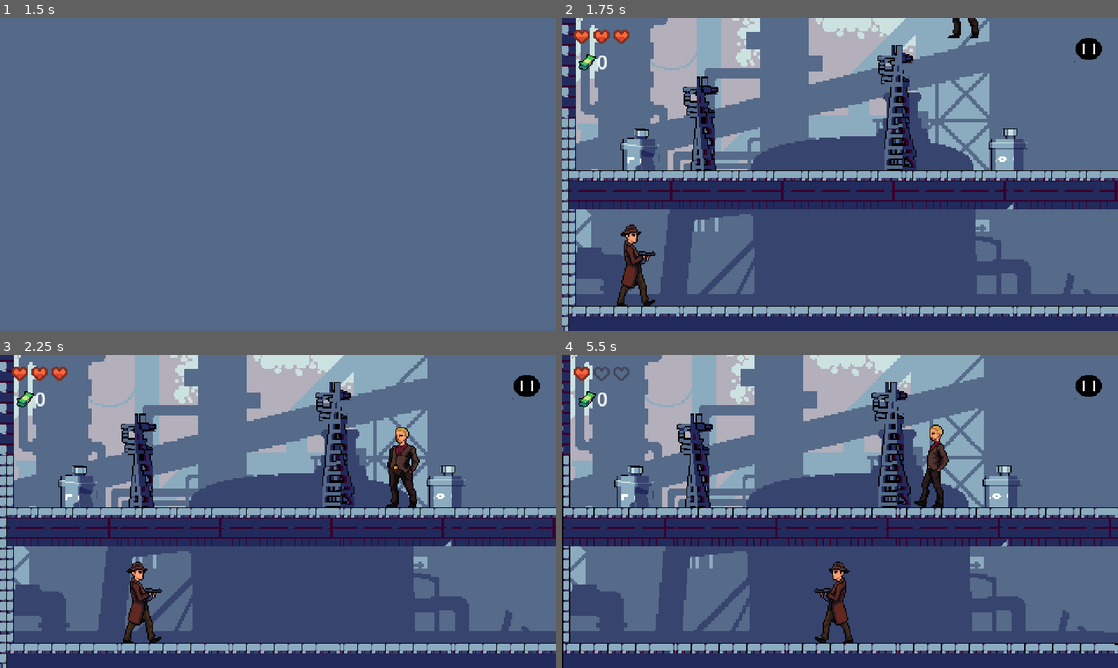
Above: before the commit, frames 1-4 (two rows, left to right).
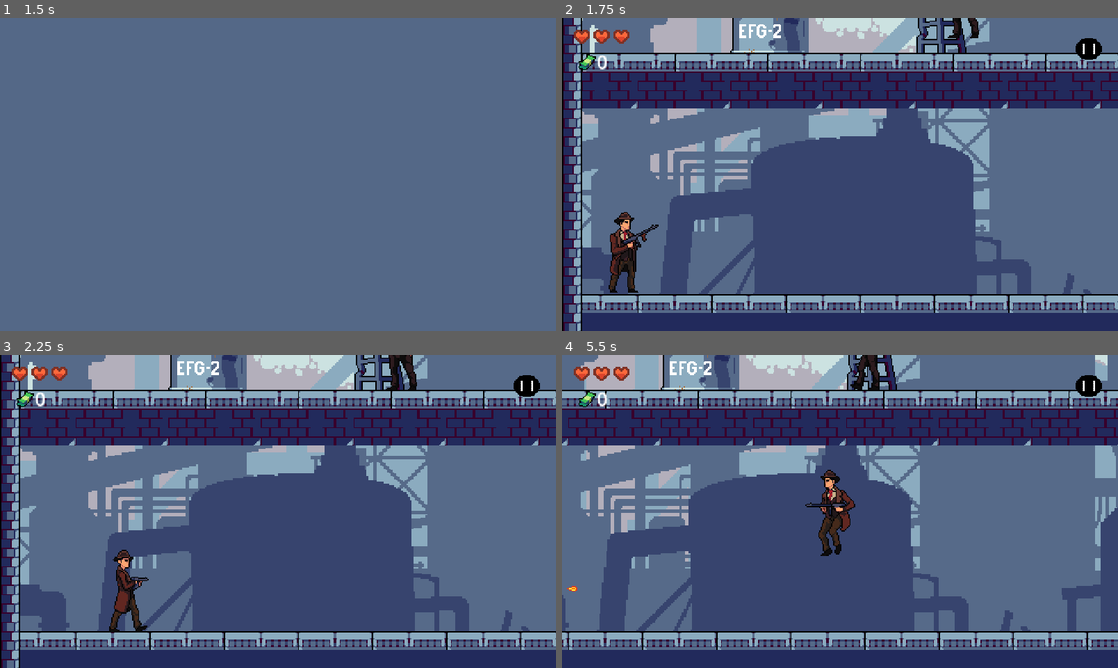
Above: after the commit, the same moments.

Repository: joacko23/GangstasLife
Game: Godot game, scene res://ui/main_menu_screen.tscn
The game is run twice, just before and just after one commit, with the same random seed, the same clock (stepped at 60 frames per second) and the same inputs.
Inputs:
- Up to frame 1 (1.5 s): click "PLAY" at 0.5 s; tap Enter at 1.25 s; hold D (move_right) from 1.28 s (still down); tap L (shoot) at 1.35 s
- Up to frame 2 (1.75 s): keep holding D (move_right); tap Space (jump) at 1.52 s
- Up to frame 3 (2.25 s): keep holding D (move_right); tap Shift (run) at 2.1 s
- Up to frame 4 (5.5 s): tap Space (jump) at 2.27, 3.77, 4.52, 5.27 s; tap L (shoot) at 2.3, 2.85, 3.6, 4.55, 5.1 s; release D (move_right) at 2.78 s; hold A (move_left) 2.78-3.53 s; hold D (move_right) 3.53-5.03 s; hold Shift (run) 4.28-5.03 s; hold A (move_left) from 5.03 s (still down)

Frame 1 is identical in both runs. In frame 2, 42% of the frame differs, in the area x 0-100%, y 0-100%; in frame 3, 43%; in frame 4, 63%.

Commit message:
Se trabajo en bullet

Diff:
--- /dev/null
+++ b/enemies/gangsta1/BulletEnemy.gd
@@ -0,0 +1,35 @@
+extends AnimatedSprite2D
+
+var bullet_impact_effect = preload("res://player/bullet_impact_effect.tscn")
+
+var speed : int = 600
+var direction: int
+var damage_amount: int = 1
+
+func _physics_process(delta):
+	move_local_x(direction * speed * delta)
+
+
+func _on_timer_timeout():
+	queue_free()
+
+func _on_hitbox_area_entered(area):
+	print("Bullet area entered")
+	bullet_impact()
+
+
+func _on_hitbox_body_entered(body):
+	print("Bullet body entered")
+	bullet_impact()
+
+
+func get_damage_amount() -> int:
+	return damage_amount
+
+
+
+func bullet_impact():
+	var bullet_impact_instance = bullet_impact_effect.instantiate() as Node2D
+	bullet_impact_instance.global_position = global_position
+	get_parent().add_child(bullet_impact_instance)
+	queue_free()
--- a/player/bullet.tscn
+++ b/enemies/gangsta1/bullet_enemy.tscn
@@ -1,22 +1,22 @@
-[gd_scene load_steps=9 format=3 uid="uid://c78xvq1r1q84p"]
+[gd_scene load_steps=9 format=3 uid="uid://dk7igg5tn1ue0"]
 
-[ext_resource type="Texture2D" uid="uid://dfrs1c4l57q0x" path="res://player/All_Fire_Bullet_Pixel_16x16.png" id="1_bjl83"]
-[ext_resource type="Script" path="res://player/bullet.gd" id="2_smee5"]
+[ext_resource type="Texture2D" uid="uid://dfrs1c4l57q0x" path="res://player/All_Fire_Bullet_Pixel_16x16.png" id="1_2oism"]
+[ext_resource type="Script" path="res://enemies/gangsta1/BulletEnemy.gd" id="2_e5rx7"]
 
 [sub_resource type="AtlasTexture" id="AtlasTexture_dkeqq"]
-atlas = ExtResource("1_bjl83")
+atlas = ExtResource("1_2oism")
 region = Rect2(336, 99, 16, 9)
 
 [sub_resource type="AtlasTexture" id="AtlasTexture_4rewr"]
-atlas = ExtResource("1_bjl83")
+atlas = ExtResource("1_2oism")
 region = Rect2(352, 99, 16, 9)
 
 [sub_resource type="AtlasTexture" id="AtlasTexture_lvngc"]
-atlas = ExtResource("1_bjl83")
+atlas = ExtResource("1_2oism")
 region = Rect2(368, 99, 16, 9)
 
 [sub_resource type="AtlasTexture" id="AtlasTexture_15ba2"]
-atlas = ExtResource("1_bjl83")
+atlas = ExtResource("1_2oism")
 region = Rect2(384, 99, 16, 9)
 
 [sub_resource type="SpriteFrames" id="SpriteFrames_ufruu"]
@@ -47,12 +47,12 @@
 [sub_resource type="CircleShape2D" id="CircleShape2D_23k6o"]
 radius = 4.0
 
-[node name="Bullet" type="AnimatedSprite2D"]
+[node name="BulletEnemy" type="AnimatedSprite2D"]
 sprite_frames = SubResource("SpriteFrames_ufruu")
 animation = &"shot"
 frame = 2
 frame_progress = 0.0806616
-script = ExtResource("2_smee5")
+script = ExtResource("2_e5rx7")
 
 [node name="Timer" type="Timer" parent="."]
 wait_time = 5.0
@@ -60,8 +60,8 @@
 autostart = true
 
 [node name="Hitbox" type="Area2D" parent="."]
-collision_layer = 256
-collision_mask = 7
+collision_layer = 512
+collision_mask = 3
 
 [node name="CollisionShape2D" type="CollisionShape2D" parent="Hitbox"]
 position = Vector2(1, 1)
--- a/enemies/gangsta1/enemy_gangsta1.tscn
+++ b/enemies/gangsta1/enemy_gangsta1.tscn
@@ -281,7 +281,7 @@
 }],
 "loop": true,
 "name": &"shoot",
-"speed": 12.0
+"speed": 14.0
 }, {
 "frames": [{
 "duration": 1.0,
@@ -327,7 +327,7 @@
 height = 72.0
 
 [sub_resource type="RectangleShape2D" id="RectangleShape2D_fejj8"]
-size = Vector2(560.75, 85.5)
+size = Vector2(560.75, 173.75)
 
 [node name="EnemyGangsta" type="CharacterBody2D" groups=["Enemy"]]
 collision_layer = 4
@@ -337,7 +337,7 @@
 [node name="AnimatedSprite2D" type="AnimatedSprite2D" parent="."]
 position = Vector2(0, -64)
 sprite_frames = SubResource("SpriteFrames_veppa")
-animation = &"hurt"
+animation = &"shoot"
 autoplay = "idle"
 flip_h = true
 
@@ -366,7 +366,7 @@
 collision_mask = 2
 
 [node name="CollisionShape2D" type="CollisionShape2D" parent="ShootRange"]
-position = Vector2(0, -32)
+position = Vector2(0, -76.125)
 shape = SubResource("RectangleShape2D_fejj8")
 debug_color = Color(0.658441, 0.511831, 0.170918, 0.42)
 
--- a/enemies/gangsta1/enemy_states/shoot_state.gd
+++ b/enemies/gangsta1/enemy_states/shoot_state.gd
@@ -5,17 +5,16 @@
 @export var muzzle: Marker2D
 @export var shoot_cooldown_timer: Timer
 
-var bullet_scene := preload("res://player/bullet.tscn")
+var bullet_scene := preload("res://enemies/gangsta1/bullet_enemy.tscn")
 var player: Node2D = null
 var detection_area: Area2D = null
 
 func enter():
-	print("Entrando al estado SHOOT")
 	player = get_tree().get_first_node_in_group("Player")
 	detection_area = character_body_2d.get_node("ShootRange")
 
 	if player == null or detection_area == null:
-		transition.emit("idle")
+		transition.emit("walk")
 		return
 
 	# Detener movimiento horizontal
@@ -27,18 +26,22 @@
 	# Comenzar a disparar si puede
 	if shoot_cooldown_timer.is_stopped():
 		animated_sprite_2d.play("shoot")
+		await get_tree().create_timer(0.4).timeout
+		if !detection_area.get_overlapping_bodies().has(player):
+			transition.emit("walk")
+			return
 		_disparar_bala()
 		shoot_cooldown_timer.start()
 
 func on_physics_process(_delta: float) -> void:
 	if player == null or detection_area == null:
-		transition.emit("idle")
+		transition.emit("walk")
 		return
 
 	# Si el jugador salió del área de disparo
 	if not detection_area.get_overlapping_bodies().has(player):
 		print("Jugador salió del rango")
-		transition.emit("idle")
+		transition.emit("walk")
 		return
 
 	# Actualizar dirección mientras el jugador está en rango
@@ -54,7 +57,6 @@
 		muzzle.position.x = abs(muzzle.position.x)
 
 func _disparar_bala():
-	print("Disparando bala")
 	var bullet_instance = bullet_scene.instantiate()
 
 	# Establecer dirección según flip
@@ -67,7 +69,6 @@
 	character_body_2d.get_parent().add_child(bullet_instance)
 
 func exit():
-	print("Saliendo del estado SHOOT")
 	animated_sprite_2d.stop()
 
 
@@ -76,7 +77,11 @@
 	# Solo volver a disparar si sigue en el estado shoot
 	if player and detection_area.get_overlapping_bodies().has(player):
 		animated_sprite_2d.play("shoot")
+		await get_tree().create_timer(0.4).timeout
+		if !detection_area.get_overlapping_bodies().has(player):
+			transition.emit("walk")
+			return
 		_disparar_bala()
 		shoot_cooldown_timer.start()
 	else:
-		transition.emit("idle")
+		transition.emit("walk")
--- a/levels/base_level.tscn
+++ b/levels/base_level.tscn
@@ -7,6 +7,7 @@
 [ext_resource type="Texture2D" uid="uid://x671lhqt5duj" path="res://titleset/24.png" id="4_8cjpj"]
 [ext_resource type="Texture2D" uid="uid://ducy1jcox5p3w" path="res://titleset/25.png" id="5_uwo7y"]
 [ext_resource type="Texture2D" uid="uid://c6a4ogvkh8mwm" path="res://titleset/26.png" id="6_1kfe0"]
+[ext_resource type="Texture2D" uid="uid://lef43kohf5l4" path="res://titleset/lava2.0.png" id="7_sf1k7"]
 [ext_resource type="Script" path="res://player/player_camera.gd" id="8_2qcef"]
 
 [sub_resource type="TileSetAtlasSource" id="TileSetAtlasSource_v2jch"]
@@ -1347,8 +1348,64 @@
 3:2/0/physics_layer_0/linear_velocity = Vector2(0, 0)
 3:2/0/physics_layer_0/angular_velocity = 0.0
 
+[sub_resource type="TileSetAtlasSource" id="TileSetAtlasSource_y8ann"]
+texture = ExtResource("7_sf1k7")
+2:5/0 = 0
+2:5/0/physics_layer_0/linear_velocity = Vector2(0, 0)
+2:5/0/physics_layer_0/angular_velocity = 0.0
+3:5/0 = 0
+3:5/0/physics_layer_0/linear_velocity = Vector2(0, 0)
+3:5/0/physics_layer_0/angular_velocity = 0.0
+4:5/0 = 0
+4:5/0/physics_layer_0/linear_velocity = Vector2(0, 0)
+4:5/0/physics_layer_0/angular_velocity = 0.0
+5:5/0 = 0
+5:5/0/physics_layer_0/linear_velocity = Vector2(0, 0)
+5:5/0/physics_layer_0/angular_velocity = 0.0
+6:5/0 = 0
+6:5/0/physics_layer_0/linear_velocity = Vector2(0, 0)
+6:5/0/physics_layer_0/angular_velocity = 0.0
+7:5/0 = 0
+7:5/0/physics_layer_0/linear_velocity = Vector2(0, 0)
+7:5/0/physics_layer_0/angular_velocity = 0.0
+2:6/0 = 0
+2:6/0/physics_layer_0/linear_velocity = Vector2(0, 0)
+2:6/0/physics_layer_0/angular_velocity = 0.0
+3:6/0 = 0
+3:6/0/physics_layer_0/linear_velocity = Vector2(0, 0)
+3:6/0/physics_layer_0/angular_velocity = 0.0
+4:6/0 = 0
+4:6/0/physics_layer_0/linear_velocity = Vector2(0, 0)
+4:6/0/physics_layer_0/angular_velocity = 0.0
+5:6/0 = 0
+5:6/0/physics_layer_0/linear_velocity = Vector2(0, 0)
+5:6/0/physics_layer_0/angular_velocity = 0.0
+6:6/0 = 0
+6:6/0/physics_layer_0/linear_velocity = Vector2(0, 0)
+6:6/0/physics_layer_0/angular_velocity = 0.0
+7:6/0 = 0
+7:6/0/physics_layer_0/linear_velocity = Vector2(0, 0)
+7:6/0/physics_layer_0/angular_velocity = 0.0
+2:7/0 = 0
+2:7/0/physics_layer_0/linear_velocity = Vector2(0, 0)
+2:7/0/physics_layer_0/angular_velocity = 0.0
+3:7/0 = 0
+3:7/0/physics_layer_0/linear_velocity = Vector2(0, 0)
+3:7/0/physics_layer_0/angular_velocity = 0.0
+4:7/0 = 0
+4:7/0/physics_layer_0/linear_velocity = Vector2(0, 0)
+4:7/0/physics_layer_0/angular_velocity = 0.0
+5:7/0 = 0
+5:7/0/physics_layer_0/linear_velocity = Vector2(0, 0)
+5:7/0/physics_layer_0/angular_velocity = 0.0
+6:7/0 = 0
+6:7/0/physics_layer_0/linear_velocity = Vector2(0, 0)
+6:7/0/physics_layer_0/angular_velocity = 0.0
+7:7/0 = 0
+7:7/0/physics_layer_0/linear_velocity = Vector2(0, 0)
+7:7/0/physics_layer_0/angular_velocity = 0.0
+
 [sub_resource type="TileSet" id="TileSet_hqnoq"]
-tile_size = Vector2i(6, 9)
 physics_layer_0/collision_layer = 1
 sources/0 = SubResource("TileSetAtlasSource_v2jch")
 sources/1 = SubResource("TileSetAtlasSource_m175c")
@@ -1356,6 +1413,7 @@
 sources/3 = SubResource("TileSetAtlasSource_187vn")
 sources/4 = SubResource("TileSetAtlasSource_wnd8m")
 sources/5 = SubResource("TileSetAtlasSource_aina8")
+sources/7 = SubResource("TileSetAtlasSource_y8ann")
 
 [node name="BaseLevel" type="Node2D"]
 
--- a/levels/level_1.tscn
+++ b/levels/level_1.tscn
@@ -21,6 +21,7 @@
 [node name="TileMap" parent="." index="1"]
 layer_0/tile_data = PackedInt32Array(-1572846, 1, 0, -1507310, 1, 1, -1441774, 1, 2, -1376238, 1, 3, -1572845, 65537, 0 …(2133 unchanged characters)…
 layer_1/tile_data = PackedInt32Array(-131072, 720896, 5, -65536, 720896, 6, -131071, 65536, 6, -65535, 720896, 10, -131 …(25594 unchanged characters)…
+layer_2/tile_data = PackedInt32Array(-196521, 458759, 5, -130985, 458759, 6, -65449, 458759, 7, -130990, 327687, 6, -196525, 196615, 5, -130989, 196615, 6, -196524, 262151, 5, -130988, 262151, 6, -196523, 327687, 5, -130987, 327687, 6, -196522, 393223, 5, -130986, 393223, 6, -65450, 393223, 6, -65454, 327687, 6, -65453, 196615, 6, -65452, 262151, 6, -65451, 327687, 6, -196526, 327687, 5, -196447, 327687, 5, -130911, 327687, 6, -65375, 327687, 6, -196446, 393223, 5, -130910, 393223, 6, -65374, 393223, 6, -196445, 458759, 5, -130909, 458759, 6, -65373, 458759, 7, -196450, 327687, 5, -130914, 327687, 6, -65378, 327687, 6, -196449, 196615, 5, -130913, 196615, 6, -65377, 196615, 6, -196448, 262151, 5, -130912, 262151, 6, -65376, 262151, 6)
 
 [node name="Player" parent="." index="2"]
 position = Vector2(56, -48)
--- /dev/null
+++ b/player/bullet_player.tscn
@@ -0,0 +1,72 @@
+[gd_scene load_steps=9 format=3 uid="uid://c78xvq1r1q84p"]
+
+[ext_resource type="Texture2D" uid="uid://dfrs1c4l57q0x" path="res://player/All_Fire_Bullet_Pixel_16x16.png" id="1_3hx2l"]
+[ext_resource type="Script" path="res://player/bullet.gd" id="2_1qf84"]
+
+[sub_resource type="AtlasTexture" id="AtlasTexture_dkeqq"]
+atlas = ExtResource("1_3hx2l")
+region = Rect2(336, 99, 16, 9)
+
+[sub_resource type="AtlasTexture" id="AtlasTexture_4rewr"]
+atlas = ExtResource("1_3hx2l")
+region = Rect2(352, 99, 16, 9)
+
+[sub_resource type="AtlasTexture" id="AtlasTexture_lvngc"]
+atlas = ExtResource("1_3hx2l")
+region = Rect2(368, 99, 16, 9)
+
+[sub_resource type="AtlasTexture" id="AtlasTexture_15ba2"]
+atlas = ExtResource("1_3hx2l")
+region = Rect2(384, 99, 16, 9)
+
+[sub_resource type="SpriteFrames" id="SpriteFrames_ufruu"]
+animations = [{
+"frames": [],
+"loop": true,
+"name": &"default",
+"speed": 5.0
+}, {
+"frames": [{
+"duration": 1.0,
+"texture": SubResource("AtlasTexture_dkeqq")
+}, {
+"duration": 1.0,
+"texture": SubResource("AtlasTexture_4rewr")
+}, {
+"duration": 1.0,
+"texture": SubResource("AtlasTexture_lvngc")
+}, {
+"duration": 1.0,
+"texture": SubResource("AtlasTexture_15ba2")
+}],
+"loop": true,
+"name": &"shot",
+"speed": 10.0
+}]
+
+[sub_resource type="CircleShape2D" id="CircleShape2D_23k6o"]
+radius = 4.0
+
+[node name="BulletPlayer" type="AnimatedSprite2D"]
+sprite_frames = SubResource("SpriteFrames_ufruu")
+animation = &"shot"
+frame = 2
+frame_progress = 0.0806616
+script = ExtResource("2_1qf84")
+
+[node name="Timer" type="Timer" parent="."]
+wait_time = 5.0
+one_shot = true
+autostart = true
+
+[node name="Hitbox" type="Area2D" parent="."]
+collision_layer = 256
+collision_mask = 5
+
+[node name="CollisionShape2D" type="CollisionShape2D" parent="Hitbox"]
+position = Vector2(1, 1)
+shape = SubResource("CircleShape2D_23k6o")
+
+[connection signal="timeout" from="Timer" to="." method="_on_timer_timeout"]
+[connection signal="area_entered" from="Hitbox" to="." method="_on_hitbox_area_entered"]
+[connection signal="body_entered" from="Hitbox" to="." method="_on_hitbox_body_entered"]
--- a/player/player.gd
+++ b/player/player.gd
@@ -1,6 +1,6 @@
 extends CharacterBody2D
 
-var bullet = preload("res://player/bullet.tscn")
+var bullet = preload("res://player/bullet_player.tscn")
 var player_death_effect = preload("res://player/player_death_effect/player_death_effect.tscn")
 
 @onready var animated_sprite_2d = $AnimatedSprite2D
--- a/player/player.tscn
+++ b/player/player.tscn
@@ -424,7 +424,7 @@
 
 [node name="HurtBox" type="Area2D" parent="."]
 collision_layer = 2
-collision_mask = 256
+collision_mask = 512
 
 [node name="CollisionShape2D" type="CollisionShape2D" parent="HurtBox"]
 position = Vector2(-7, -35)
--- a/project.godot
+++ b/project.godot
@@ -72,7 +72,8 @@
 2d_physics/layer_6="COLLECTIBLES"
 2d_physics/layer_7="DOORS"
 2d_physics/layer_8="FLOOR"
-2d_physics/layer_9="BULLET"
+2d_physics/layer_9="BULLET_PLAYER"
+2d_physics/layer_10="BULLET_ENEMY"
 
 [rendering]
 
Not shown: 1 places in levels/base_level.tscn that only renumber resources
Binary file added: titleset/lava1.0.png
Not shown, added: titleset/lava1.0.png.import
Binary file added: titleset/lava2.0.png
Not shown, added: titleset/lava2.0.png.import
